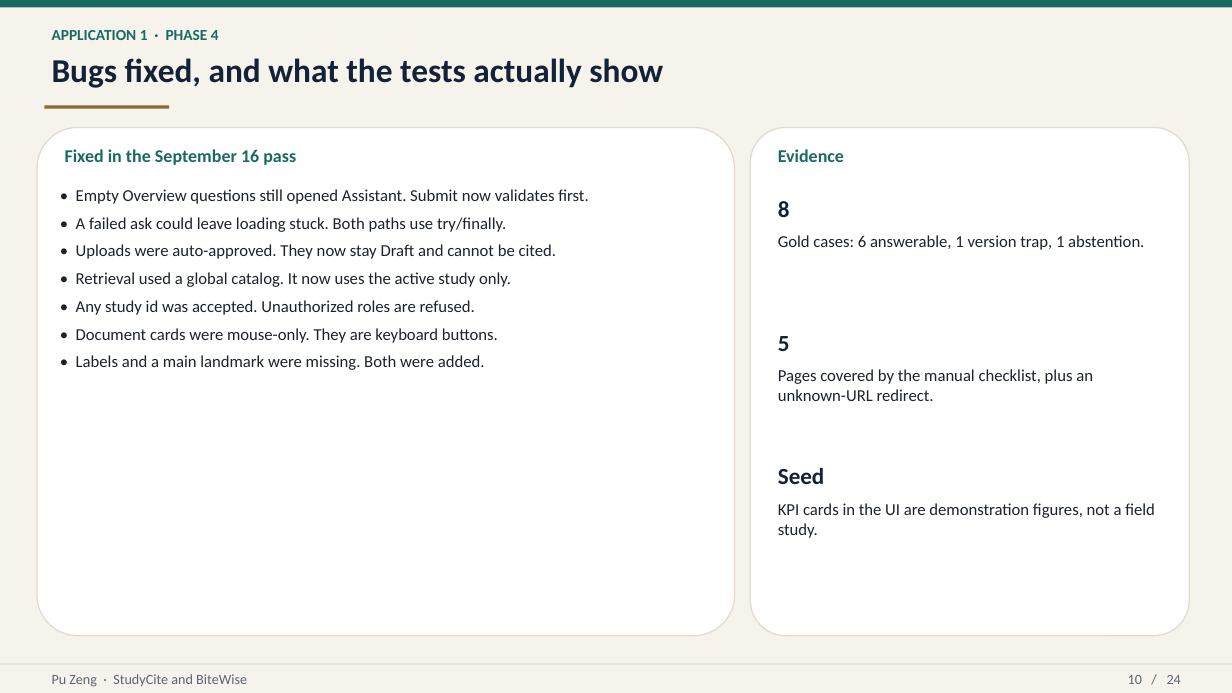
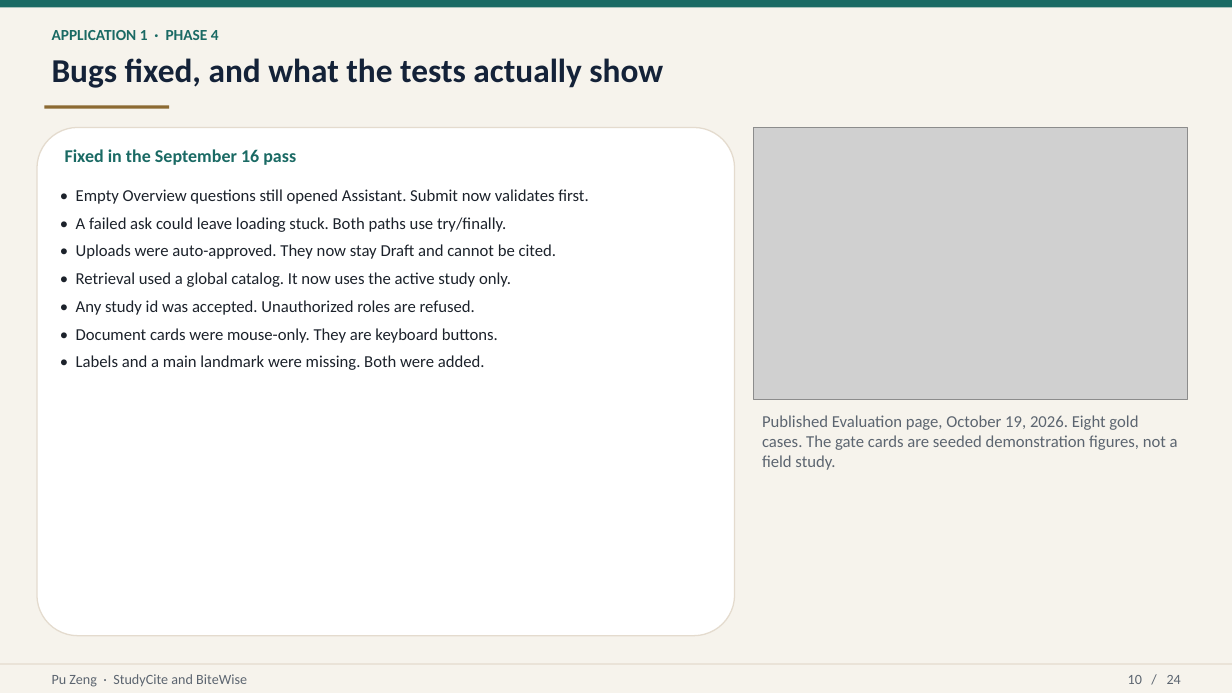
Before and after one commit to puzeng/AIML505_BiteWise, a slide deck: slide 10 of STUDYCITE_BITEWISE_CAPSTONE.pptx. Drawn at 1232x693 pixels with LibreOffice and Linux fonts; fonts in the diff are those of the drawing; grey boxes stand for pictures. Boxes give left, top, right and bottom in pixels: in the first picture for what was removed or moved away, otherwise in the second. Text is boxed around its words. In the diff, an @@ line names an element or a change of style, - is before the commit and + after.

Commit message:
Point the capstone deck at the published StudyCite app.
The first app's live demo is the Amplify host, with screenshots of that build, and App Runner stays a config file rather than the address that answers.

```diff
--- a/STUDYCITE_BITEWISE_CAPSTONE.pptx
+++ b/STUDYCITE_BITEWISE_CAPSTONE.pptx
@@ rounded rectangle removed at [750, 128, 1189, 636] @@
@@ picture added at [753, 128, 1188, 399] @@
@@ text removed at [778, 149, 844, 162] @@
-Evidence
@@ text removed at [778, 201, 790, 217] @@
-8
@@ text removed at [778, 235, 1144, 250] @@
-Gold cases: 6 answerable, 1 version trap, 1 abstention.
@@ text removed at [778, 336, 790, 351] @@
-5
@@ text removed at [778, 369, 1093, 401] @@
-Pages covered by the manual checklist, plus an unknown-URL redirect.
@@ text at [762, 415, 1178, 470]: text changed; text colour #1C222B to #5C6570 @@
-KPI cards in the UI are demonstration figures, not a field study.
+Published Evaluation page, October 19, 2026. Eight gold cases. The gate cards are seeded demonstration figures, not a field study.
@@ text removed at [778, 467, 824, 484] @@
-Seed
```
Also in this commit, not shown: 6 other slides changed, 4 other files.
